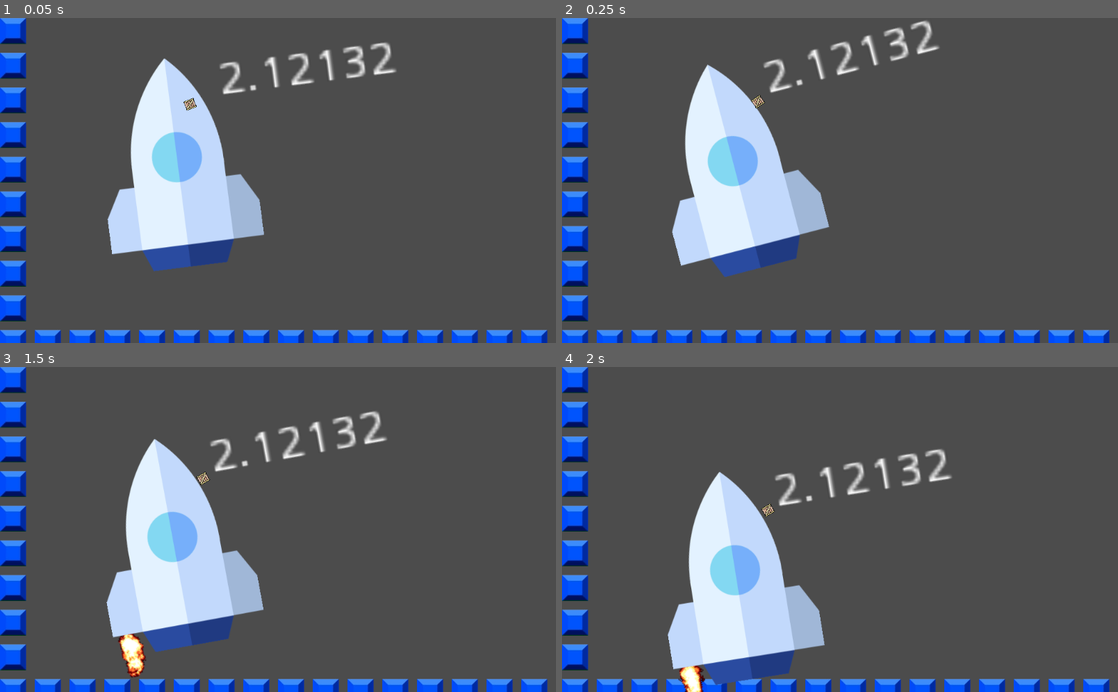
Above: before the commit, frames 1-4 (two rows, left to right).
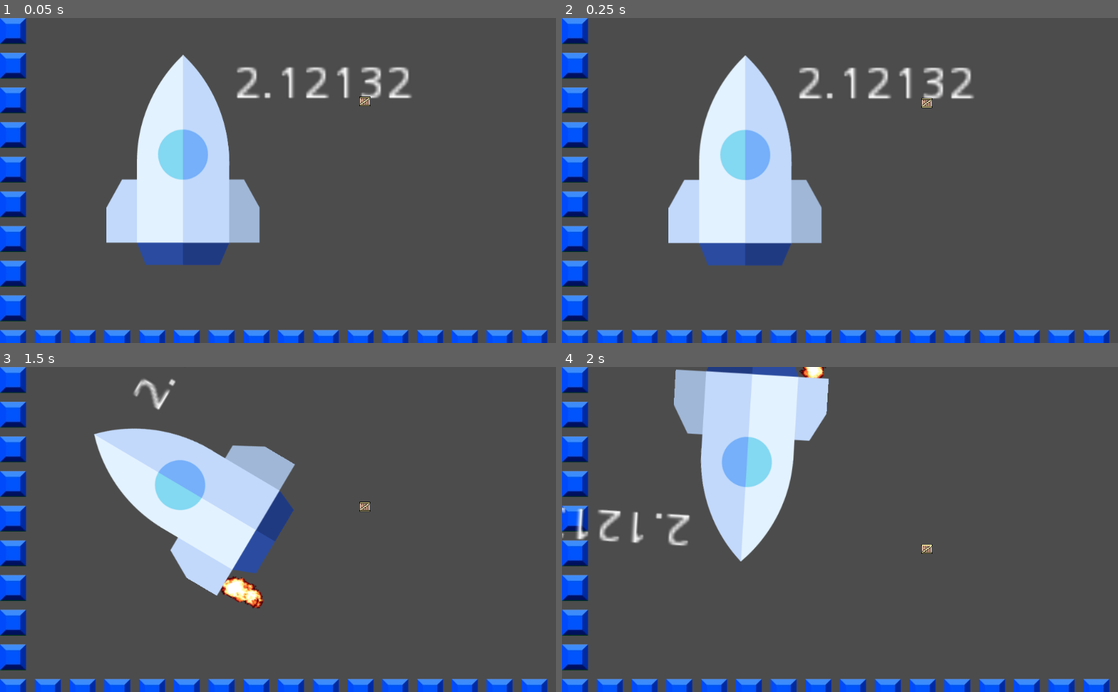
Above: after the commit, the same moments.

Repository: paul-asvb/raekaetae
Game: Godot game, scene res://src/levels/TestLevel.tscn
Same seed, same stepped clock (60 frames per second), same inputs: the game is played once before the commit and once after it.
Inputs:
- Up to frame 1 (0.05 s): no input
- Up to frame 2 (0.25 s): no input
- Up to frame 3 (1.5 s): hold Right (move_right) 0.53-1.28 s; hold A (move_left) from 1.28 s (still down)
- Up to frame 4 (2 s): keep holding A (move_left)

The runs differ from the first frame. In frame 1, 5.8% of the frame differs, in the area x 19-75%, y 7-78%; in frame 2, 8.7%; in frame 3, 17%; in frame 4, 21%, in the area x 0-71%, y 0-100%.

Commit message:
test windows build

Diff:
--- a/src/actors/Player.gd
+++ b/src/actors/Player.gd
@@ -10,11 +10,11 @@
 	var left :=  Input.get_action_strength("move_left")
 	var right :=  Input.get_action_strength("move_right")
 
-	var boosterForce = Vector2(-0,100)
+	var boosterForce = Vector2(-0,-100)
 	if right ==	 1 :
 		get_node("fireRight").visible = true
 
-		var offsetRight := Vector2(-0,100)
+		var offsetRight := Vector2(10,0)
 		add_force(offsetRight,boosterForce)
 	if left ==	 1 :
 		get_node("fireLeft").visible = true
--- a/src/levels/TestLevel.tscn
+++ b/src/levels/TestLevel.tscn
@@ -45,6 +45,6 @@
 angular_damp = 0.5
 
 [node name="Box" parent="TileMap" instance=ExtResource( 3 )]
-position = Vector2( 340, 164 )
+position = Vector2( 672, 154 )
 collision_layer = 3
 collision_mask = 3
Not shown, changed: .github/workflows/godot-ci.yml
Not shown, changed: README.md
